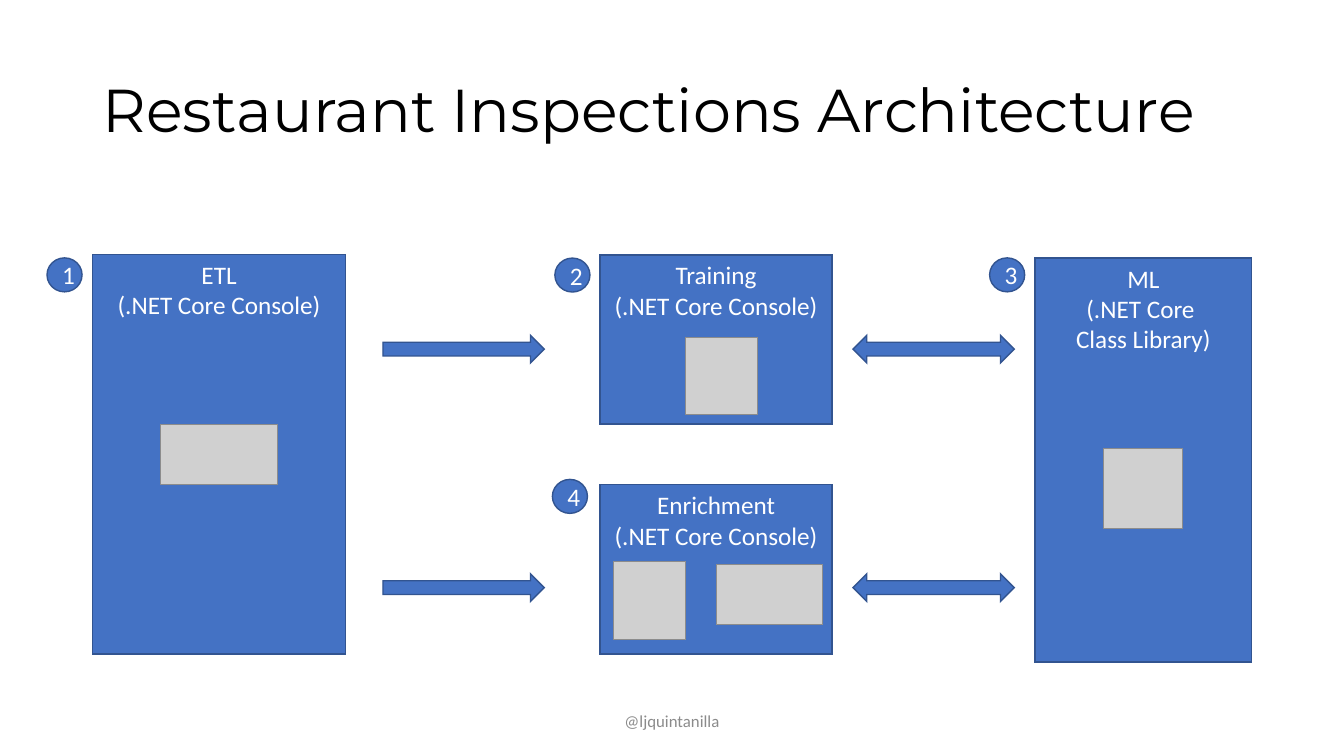
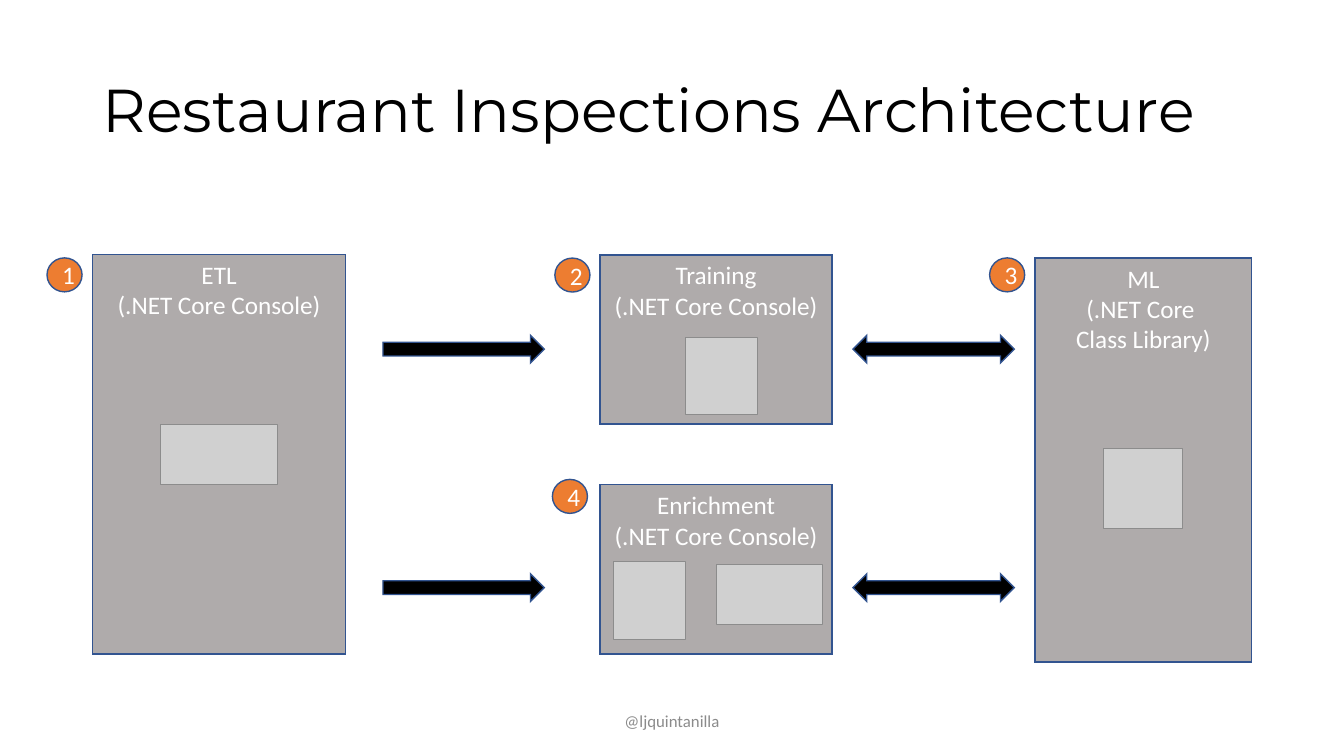
Before and after one commit to lqdev/Presentations, a slide deck: slide 22 of codecampnyc2019/slides/Intro-Dotnet-Spark.pptx. Drawn at 1344x756 pixels with LibreOffice and Linux fonts; fonts in the diff are those of the drawing; grey boxes stand for pictures. Boxes give left, top, right and bottom in pixels: in the first picture for what was removed or moved away, otherwise in the second. Text is boxed around its words. In the diff, an @@ line names an element or a change of style, - is before the commit and + after.

```diff
--- a/codecampnyc2019/slides/Intro-Dotnet-Spark.pptx
+++ b/codecampnyc2019/slides/Intro-Dotnet-Spark.pptx
@@ fill #4472C4 to #AFABAB in 4 elements at (600, 255, 832, 424), (1035, 258, 1252, 662), (600, 485, 832, 654), (93, 255, 346, 654) @@
@@ fill #4472C4 to #ED7D31 in 4 elements at (47, 258, 83, 292), (990, 258, 1025, 292), (556, 258, 591, 292), (553, 480, 588, 514) @@
@@ fill #4472C4 to #000000 in 4 elements at (383, 336, 544, 363), (383, 574, 544, 601), (853, 336, 1014, 363), (853, 574, 1014, 601) @@
```
Also in this commit, not shown: 8 other slides changed, 2 other files.
